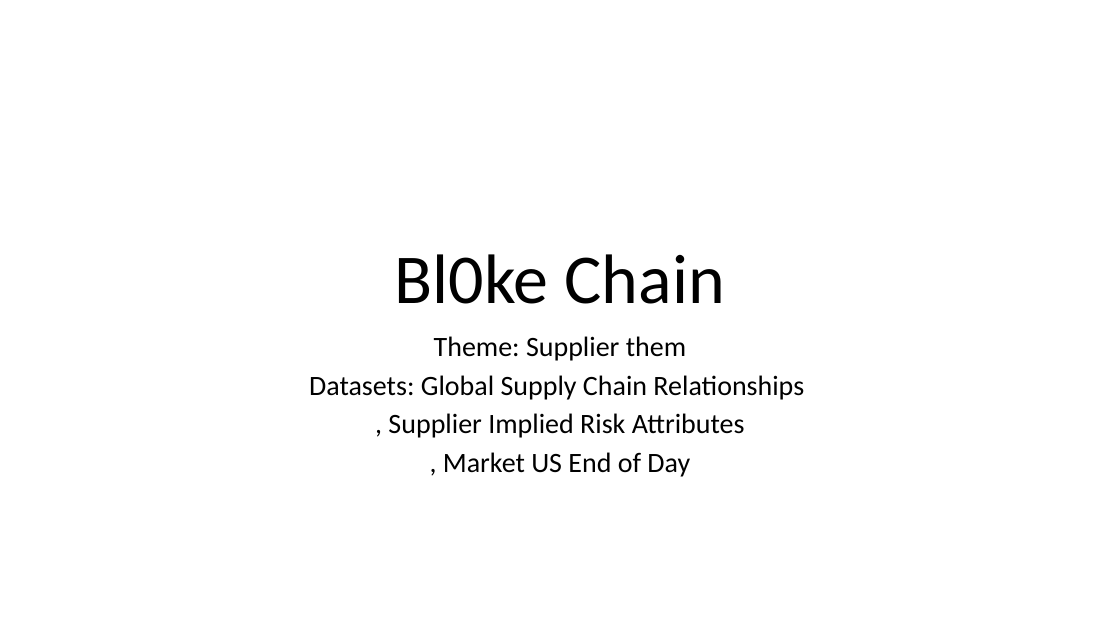
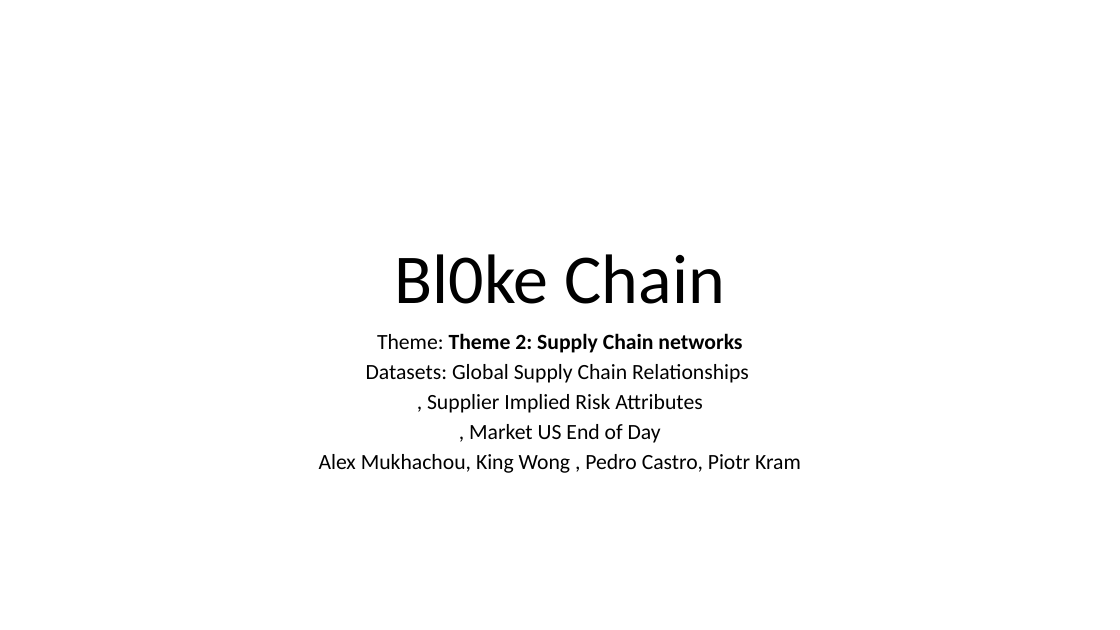
Before and after one commit to PedroCastro/Algothon2019, a slide deck: slide 1 of algothon_submission.pptx. Drawn at 1120x630 pixels with LibreOffice and Linux fonts; fonts in the diff are those of the drawing. Boxes give left, top, right and bottom in pixels: in the first picture for what was removed or moved away, otherwise in the second. Text is boxed around its words. In the diff, an @@ line names an element or a change of style, - is before the commit and + after.

Commit message:
ppt

```diff
--- a/algothon_submission.pptx
+++ b/algothon_submission.pptx
@@ subtitle at bbox=[377, 333, 742, 353]: text changed; size 24 to 18.6 pt; bold on @@
-Theme: Supplier them
+Theme: Theme 2: Supply Chain networks
@@ subtitle at bbox=[366, 364, 749, 443]: size 24 to 18.6 pt in "Datasets: Global Supply Chain Relationships", ", Supplier Implied Risk Attributes", ", Market US End of Day"; line spacing 0.8 to 0.7 @@
@@ subtitle at bbox=[319, 454, 801, 473]: paragraph added @@
+Alex Mukhachou, King Wong , Pedro Castro, Piotr Kram
```
